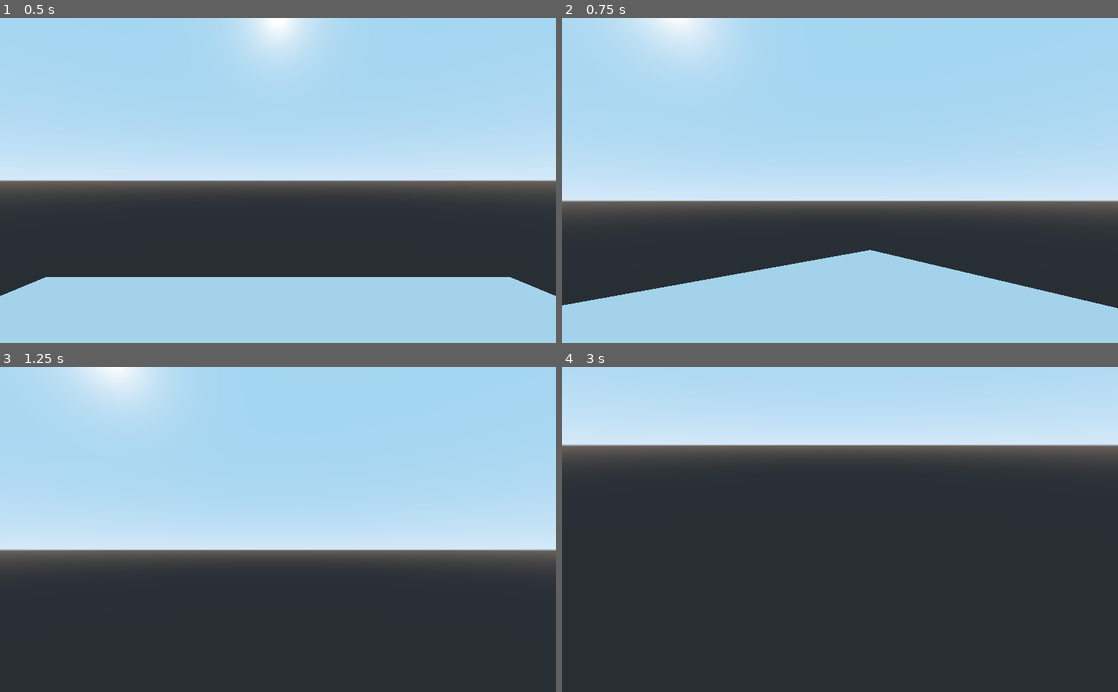
Above: before the commit, frames 1-4 (two rows, left to right).
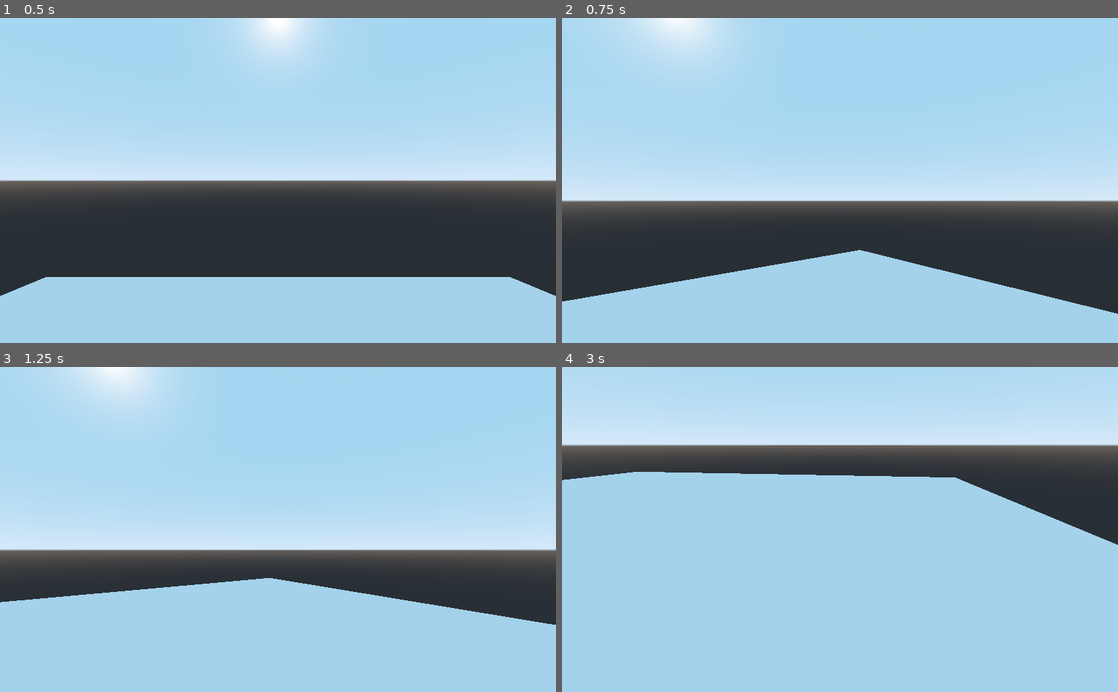
Above: after the commit, the same moments.

Repository: dvbeelen/LEECH
Game: Godot game, scene res://TestScene.tscn
Same seed, same stepped clock (60 frames per second), same inputs: the game is played once before the commit and once after it. The project has no main scene, so this scene is started directly.
Inputs (mouse positions are in pixels of both pictures, inside the frame that each line leads up to):
- Up to frame 1 (0.5 s): no input
- Up to frame 2 (0.75 s): move the mouse to (962, 164) at 0.52 s; hold D (move_right) from 0.53 s (still down)
- Up to frame 3 (1.25 s): keep holding D (move_right)
- Up to frame 4 (3 s): move the mouse to (728, 545) at 1.27 s; release D (move_right) at 1.28 s; hold S (move_backward) 1.28-2.03 s; move the mouse to (895, 458) at 2.02 s; hold D (move_right) 2.03-2.78 s; move the mouse to (812, 594) at 2.77 s; hold W (move_forward) from 2.78 s (still down)

Frame 1 is identical in both runs. In frame 2, 1.0% of the frame differs, in the area x 0-100%, y 71-92%; in frame 3, 30%; in frame 4, 64%, in the area x 0-100%, y 32-100%.

Commit message:
Fixed movement

Diff:
--- a/Player/Player.gd
+++ b/Player/Player.gd
@@ -8,8 +8,8 @@
 var gravity: float = 12.0
 
 #Camera
-var minLookAngle: float = -90.0
-var maxLookAngle: float = 90.0
+var minLookAngle: float = -180.0
+var maxLookAngle: float = 180.0
 var lookSensitivity : float = 10.0
 
 #Vectors
@@ -38,13 +38,13 @@
 	var input = Vector2()
 
 #	Movement Inputs
-	if Input.is_action_just_pressed("move_forward"):
+	if Input.is_action_pressed("move_forward"):
 		input.y -= 1
-	if Input.is_action_just_pressed("move_backward"):
+	if Input.is_action_pressed("move_backward"):
 		input.y += 1
-	if Input.is_action_just_pressed("move_left"):
+	if Input.is_action_pressed("move_left"):
 		input.x -= 1
-	if Input.is_action_just_pressed("move_right"):
+	if Input.is_action_pressed("move_right"):
 		input.x += 1
 
 	input = input.normalized()
--- a/TestScene.tscn
+++ b/TestScene.tscn
@@ -9,9 +9,11 @@
 
 [node name="TestScene" type="Spatial"]
 
-[node name="Area" type="Area" parent="."]
+[node name="Area" type="RigidBody" parent="."]
 transform = Transform( 1, 0, 0, 0, 1, 0, 0, 0, 1, 0, -6.29472, 0 )
-gravity_vec = Vector3( 0, -3, -2 )
+mode = 1
+mass = 0.00102041
+gravity_scale = 0.0
 
 [node name="CollisionShape" type="CollisionShape" parent="Area"]
 transform = Transform( 15, 0, 0, 0, 1, 0, 0, 0, 15, 0, 0, 0 )
